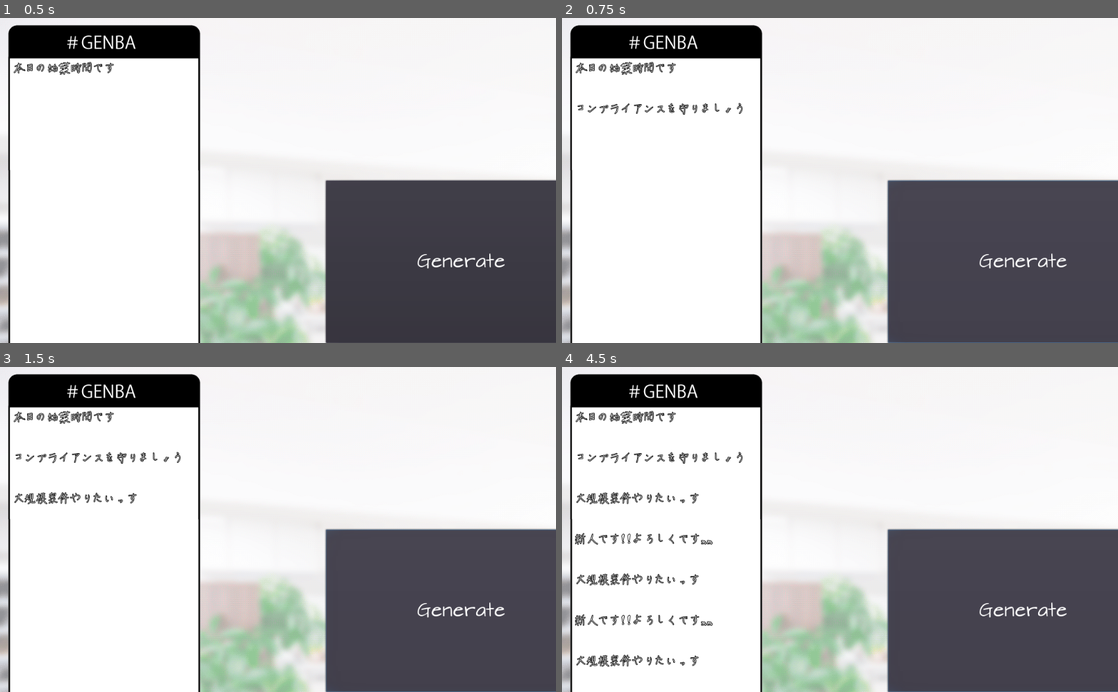
Above: before the commit, frames 1-4 (two rows, left to right).
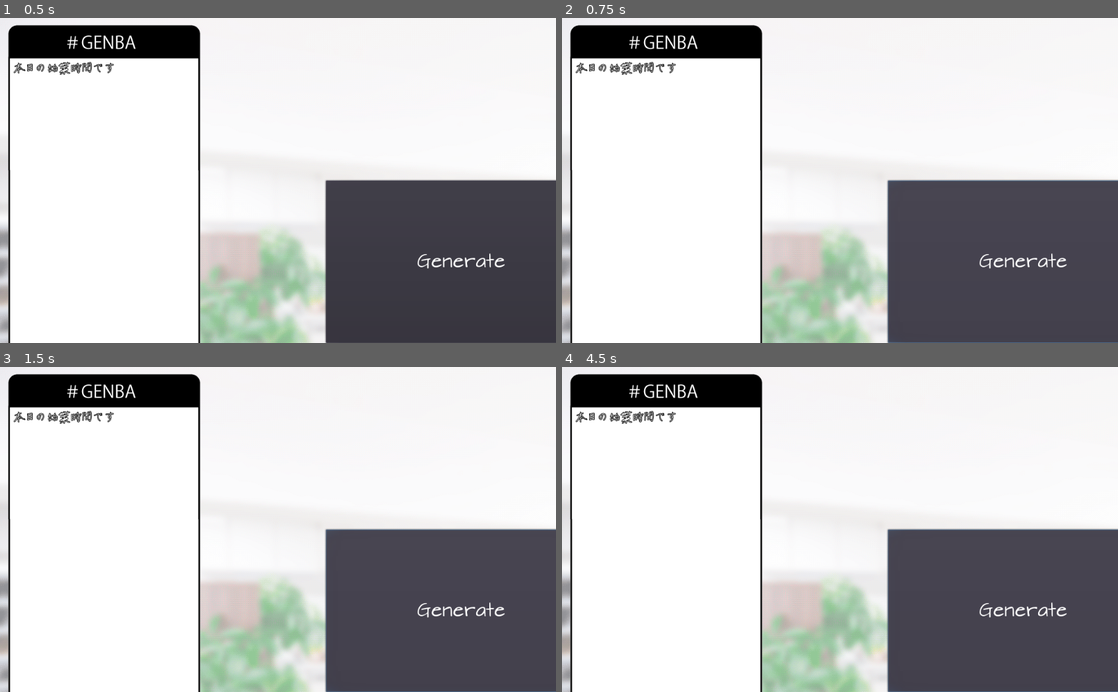
Above: after the commit, the same moments.

Repository: manzyun/PrayForApply
Game: Godot game, scene res://scenes/main.tscn
Two runs of this game, one before a commit and one after it. Both use one fixed random seed, a clock stepped at 60 frames per second and the inputs below.
Inputs:
- Up to frame 1 (0.5 s): no input
- Up to frame 2 (0.75 s): click "Generate" at 0.5 s
- Up to frame 3 (1.5 s): click "Generate" at 1.25 s
- Up to frame 4 (4.5 s): click "Generate" at 2 s; tap Enter at 2.75, 4.25 s; tap Space at 3.5 s

Frame 1 is identical in both runs. In frame 2, 0.3% of the frame differs, in the area x 2-33%, y 26-30%; in frame 3, 0.6%; in frame 4, 1.9%, in the area x 2-33%, y 26-93%.

Commit message:
Squashed commit of the following:
commit 342cd1c0abc126e709dd1aa82041c0815d9ec59b
Merge: c9aad0c bb37db0
Author: manzyun <manzyun@gmail.com>
Date:   Sat Apr 30 20:45:22 2022 +0900

    Merge branch 'main' into refact/add_flame_gauge

commit c9aad0c232c7febc192b785935b81d4874465473
Author: Ittetsu Yoshino <yoshino.ittetsu.0427@gmail.com>
Date:   Sat Apr 30 20:29:32 2022 +0900

    add FlameGauge

Diff:
--- /dev/null
+++ b/scenes/FlameProgress.gd
@@ -0,0 +1,19 @@
+extends TextureProgress
+
+
+# Declare member variables here. Examples:
+# var a = 2
+# var b = "text"
+
+const flame_icon_size_y = 64
+
+# Called when the node enters the scene tree for the first time.
+func _ready():
+	pass # Replace with function body.
+
+# Called every frame. 'delta' is the elapsed time since the previous frame.
+#func _process(delta):
+#	pass
+
+func _process(delta):
+	$FlameIcon.position.y = rect_size.y - flame_icon_size_y + rect_position.y - value * (rect_size.y / 100)
--- /dev/null
+++ b/scenes/FlameProgress.tscn
@@ -0,0 +1,26 @@
+[gd_scene load_steps=5 format=2]
+
+[ext_resource path="res://scenes/FlameProgress.gd" type="Script" id=1]
+[ext_resource path="res://images/flame_gauge_icon.png" type="Texture" id=2]
+[ext_resource path="res://images/flame_gauge_under.png" type="Texture" id=3]
+[ext_resource path="res://images/flame_gauge_progress.png" type="Texture" id=4]
+
+[node name="FlameProgress" type="TextureProgress"]
+anchor_left = 0.5
+anchor_top = 1.0
+anchor_right = 0.5
+anchor_bottom = 1.0
+margin_left = 388.0
+margin_top = -570.0
+margin_right = 561.0
+margin_bottom = 290.0
+rect_scale = Vector2( 0.55, 0.55 )
+texture_under = ExtResource( 3 )
+texture_progress = ExtResource( 4 )
+fill_mode = 3
+radial_fill_degrees = 100.0
+script = ExtResource( 1 )
+
+[node name="FlameIcon" type="Sprite" parent="."]
+position = Vector2( 90, 780 )
+texture = ExtResource( 2 )
--- a/scenes/main_HUD.tscn
+++ b/scenes/main_HUD.tscn
@@ -1,7 +1,8 @@
-[gd_scene load_steps=3 format=2]
+[gd_scene load_steps=4 format=2]
 
 [ext_resource path="res://scripts/main_HUD.gd" type="Script" id=1]
 [ext_resource path="res://fonts/architect-s-daughter/ArchitectsDaughter32.tres" type="DynamicFont" id=2]
+[ext_resource path="res://scenes/FlameProgress.tscn" type="PackedScene" id=3]
 
 [node name="main_HUD" type="CanvasLayer"]
 script = ExtResource( 1 )
@@ -17,6 +18,7 @@
 text = "Generate"
 align = 1
 valign = 1
-percent_visible = -0.125
+
+[node name="FlameProgress" parent="." instance=ExtResource( 3 )]
 
 [connection signal="pressed" from="GenerateButton" to="." method="_on_GenerateButton_pressed"]
--- a/scripts/main_HUD.gd
+++ b/scripts/main_HUD.gd
@@ -4,9 +4,13 @@
 signal posting_start
 
 func _ready():
-    pass
+	pass
 
 func _on_GenerateButton_pressed():
-    emit_signal("generate_job_seeker")
-    emit_signal("posting_start")
-    pass
+	emit_signal("generate_job_seeker")
+
+func _process(delta):
+	update_flame_progress(50)
+
+func update_flame_progress(flame_point):
+	$FlameProgress.value = flame_point
Binary file added: images/flame_gauge_icon.png
Not shown, added: images/flame_gauge_icon.png.import
Binary file added: images/flame_gauge_progress.png
Not shown, added: images/flame_gauge_progress.png.import
Binary file added: images/flame_gauge_under.png
Not shown, added: images/flame_gauge_under.png.import
